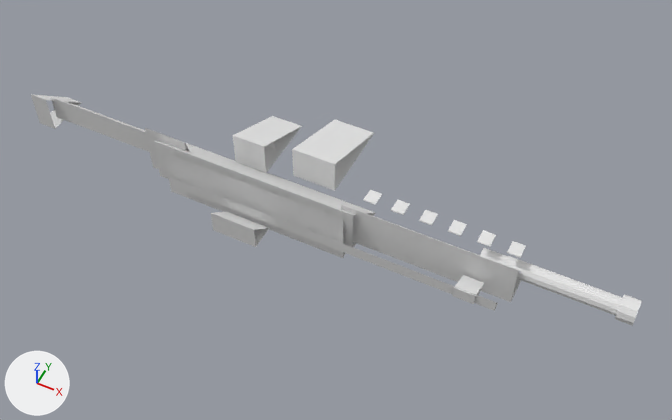
A saved change to the OBJ model assets/weapons/models/cssbc_mac10.obj.
Camera for both pictures: a camera (50 mm lens) standing at (2.08, -3.46, 4.25) and looking at (0.32, 0.05, -0.14). Every picture has the same lights, and +X, +Y and +Z are marked at lower left. The first picture is the older version. Where no turn or scale is listed for an object, it has been applied to the vertices.

In view in the first picture: 'Barrel', 'Butt', 'FoldedStock', 'Grip', 'Handguard', 'Mag', 'Muzzle', 'Optic', 'Rail', 'Receiver', 'ShortBarrel', 'Sight', 'Stock', 'Trigger', 'Upper', 'VentR', 'VentR.001', 'VentR.002', 'VentR.003', 'VentR.004', 'VentR.005'.
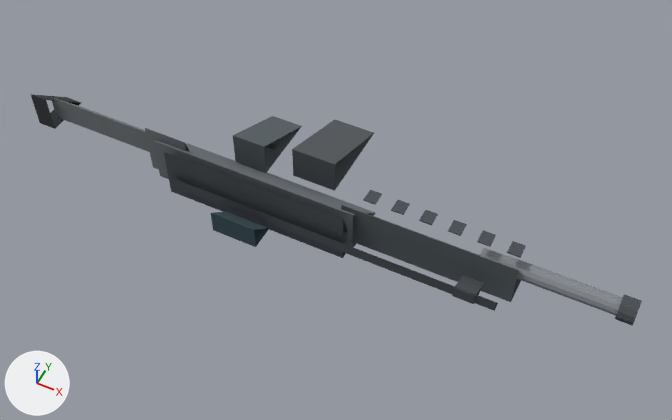
Commit message: Link weapon OBJ material palette

Changed parts and their boxes [x1, y1, x2, y2] in the pictures (672 x 420 px):
'Handguard', recoloured (white to dark grey): [341, 205, 521, 302] in both
'Upper', recoloured (white to dark grey): [164, 152, 348, 258] in both
'Receiver', recoloured (white to grey): [153, 141, 375, 248] in both
'Mag', recoloured (white to dark grey): [292, 120, 374, 191] in both
'Rail', recoloured: [171, 178, 498, 311] in both
'Grip', recoloured (white to dark grey): [233, 116, 302, 173] in both
'Barrel', recoloured (white to grey): [505, 256, 623, 316] in both
'Stock', recoloured (white to grey): [51, 97, 150, 152] in both
'Optic', recoloured (white to dark cyan): [211, 212, 269, 247] in both
'Butt', recoloured (white to dark grey): [31, 94, 81, 129] in both
'Sight', recoloured (white to dark grey): [452, 275, 484, 304] in both
'FoldedStock', recoloured (white to grey): [145, 128, 189, 169] in both
'Muzzle', recoloured (white to dark grey): [615, 294, 642, 326] in both
'ShortBarrel', recoloured (white to grey): [480, 248, 508, 265] in both
'VentR', recoloured (white to dark grey): [507, 241, 526, 258] in both
'VentR.001', recoloured (white to dark grey): [477, 230, 496, 247] in both
'VentR.002', recoloured (white to dark grey): [448, 220, 467, 236] in both
'VentR.003', recoloured (white to dark grey): [419, 210, 438, 225] in both
'VentR.004', recoloured (white to dark grey): [391, 200, 410, 215] in both
'VentR.005', recoloured (white to dark grey): [363, 190, 382, 205] in both
'Trigger', recoloured: [265, 141, 280, 150] in both

Diff of the bpy script that builds the scene:
```diff
--- a/assets/weapons/models/cssbc_mac10.obj.py
+++ b/assets/weapons/models/cssbc_mac10.obj.py
@@ mat_metal @@
 mat_metal = principled_material('metal')
-mat_metal.base_color = (0.8, 0.8, 0.8)  # white #e7e7e7
+mat_metal.base_color = (0.24, 0.26, 0.28)  # grey #868b90
 mat_metal.roughness = 1.0
@@ mat_rubber @@
 mat_rubber = principled_material('rubber')
-mat_rubber.base_color = (0.8, 0.8, 0.8)  # white #e7e7e7
+mat_rubber.base_color = (0.035, 0.04, 0.045)  # dark grey #35383c
 mat_rubber.roughness = 1.0
@@ mat_stock @@
 mat_stock = principled_material('stock')
-mat_stock.base_color = (0.8, 0.8, 0.8)  # white #e7e7e7
+mat_stock.base_color = (0.18, 0.2, 0.21)  # grey #767c7e
 mat_stock.roughness = 1.0
@@ mat_polymer @@
 mat_polymer = principled_material('polymer')
-mat_polymer.base_color = (0.8, 0.8, 0.8)  # white #e7e7e7
+mat_polymer.base_color = (0.1, 0.12, 0.13)  # dark grey #596165
 mat_polymer.roughness = 1.0
@@ mat_magazine @@
 mat_magazine = principled_material('magazine')
-mat_magazine.base_color = (0.8, 0.8, 0.8)  # white #e7e7e7
+mat_magazine.base_color = (0.09, 0.1, 0.11)  # dark grey #55595d
 mat_magazine.roughness = 1.0
@@ mat_darkmetal @@
 mat_darkmetal = principled_material('darkmetal')
-mat_darkmetal.base_color = (0.8, 0.8, 0.8)  # white #e7e7e7
+mat_darkmetal.base_color = (0.07, 0.08, 0.09)  # dark grey #4b5055
 mat_darkmetal.roughness = 1.0
@@ mat_optic @@
 mat_optic = principled_material('optic')
-mat_optic.base_color = (0.8, 0.8, 0.8)  # white #e7e7e7
+mat_optic.base_color = (0.04, 0.08, 0.1)  # dark cyan #385059
 mat_optic.roughness = 1.0
@@ mat_receiver @@
 mat_receiver = principled_material('receiver')
-mat_receiver.base_color = (0.8, 0.8, 0.8)  # white #e7e7e7
+mat_receiver.base_color = (0.16, 0.18, 0.2)  # grey #6f767c
 mat_receiver.roughness = 1.0
```
